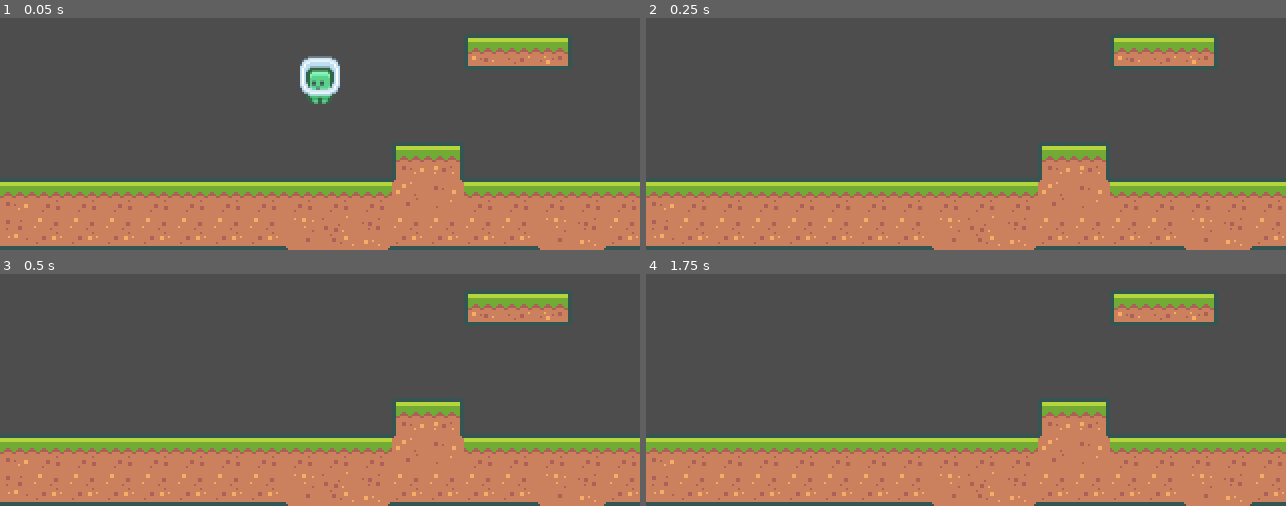
Above: before the commit, frames 1-4 (two rows, left to right).
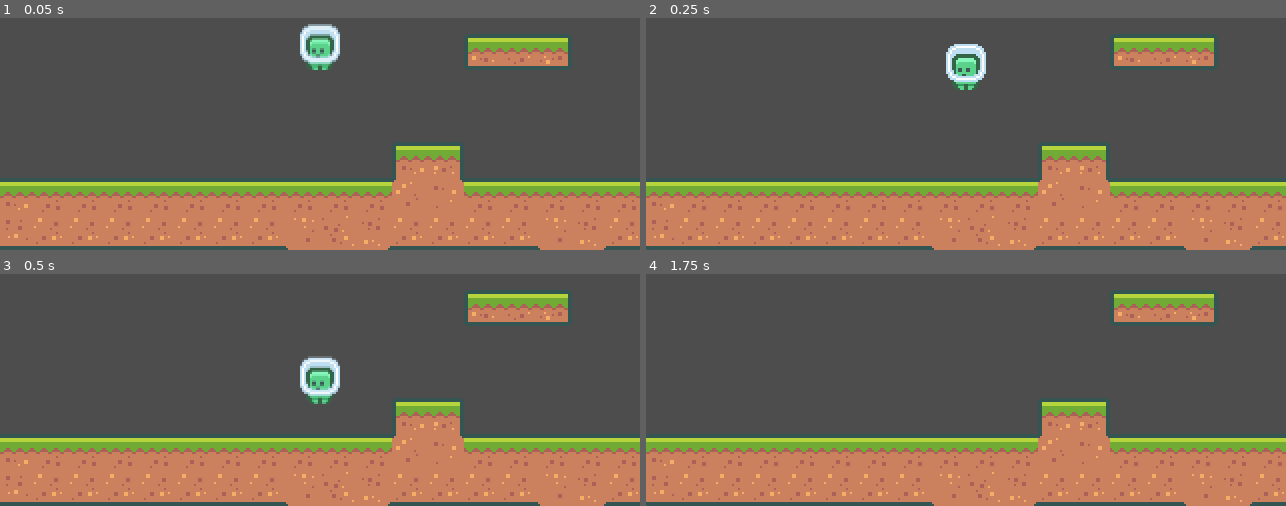
Above: after the commit, the same moments.

Repository: mkoelle/lab.godot
Game: Godot game, scene res://scenes/levels/Level_02.tscn
Two runs of this game, one before a commit and one after it. Both use one fixed random seed, a clock stepped at 60 frames per second and the inputs below. This scene is started directly instead of the project's main scene.
Inputs (mouse positions are in pixels of both pictures, inside the frame that each line leads up to):
- Up to frame 1 (0.05 s): no input
- Up to frame 2 (0.25 s): no input
- Up to frame 3 (0.5 s): no input
- Up to frame 4 (1.75 s): move the mouse to (1106, 308) at 0.52 s; press the mouse at (1106, 308) at 0.53 s; hold D (move_right) from 0.53 s (still down); tap W (move_up) at 0.77, 1.52 s; tap Enter at 1.25 s; move the mouse to (838, 343) at 1.27 s; release the mouse at (838, 343) at 1.28 s; click (838, 343) at 1.35 s

The runs differ from the first frame. In frame 1, 1.9% of the frame differs, in the area x 46-54%, y 2-38%; in frame 2, 1.0%; in frame 3, 1.1%; in frame 4, nothing differs.
Error before the commit: Invalid type in utility function "lerp()". Cannot convert argument 2 from float to int. (res://scenes/player_platformer/player_platformer.gd:18)

Commit message:
WIP character movement

Diff:
--- a/scenes/player_platformer/player_platformer.gd
+++ b/scenes/player_platformer/player_platformer.gd
@@ -1,6 +1,6 @@
 extends CharacterBody2D
 
-var gravity = 10000
+var gravity = 300
 var maxHorizontalSpeed := 140
 var horizontalAcceleration := 2000
 var jumpSpeed := 360
@@ -13,10 +13,11 @@
 func _process(delta):
 	var moveVector= get_movement_vector()
 	var vec = velocity
-	if (moveVector.x != 0):
-		var bee =pow(2, -50 * delta)
-		vec.x = lerp(0, vec.x, bee)
-	vec.x = clamp(vec.x, -maxHorizontalSpeed, maxHorizontalSpeed)
+	# vec.x += moveVector.x * horizontalAcceleration *delta
+	# if (moveVector.x == 0):
+	#	var bee =pow(2, -50 * delta)
+	#	vec.x = lerp(0, vec.x, bee)
+	#	vec.x = clamp(vec.x, -maxHorizontalSpeed, maxHorizontalSpeed)
 	if (moveVector.y < 0 && is_on_floor()):
 		vec.y = moveVector.y * jumpSpeed
 	if (vec.y < 0 && !Input.is_action_pressed("shoot")):
